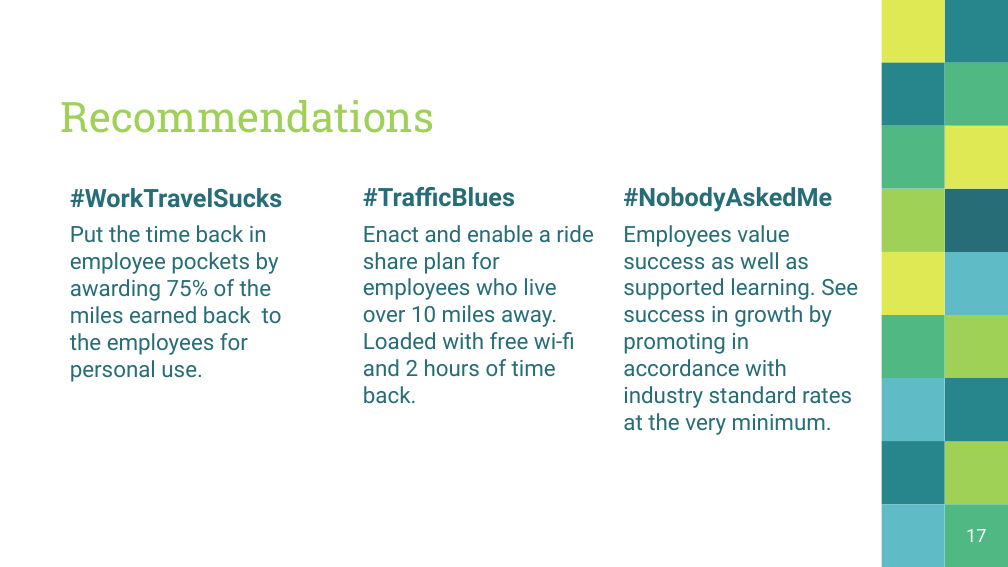
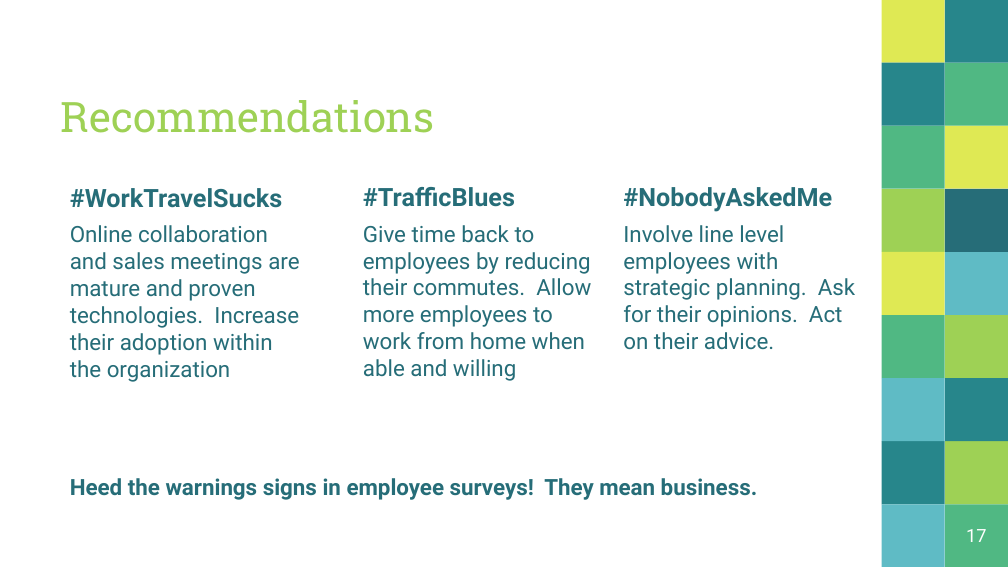
Before and after one commit to hebernielsen/DDS-CaseStudy-2, a slide deck: slide 17 of Carter_Edit_Case Study 2 Presentation.pptx. Drawn at 1008x567 pixels with LibreOffice and Linux fonts; fonts in the diff are those of the drawing. Boxes give left, top, right and bottom in pixels: in the first picture for what was removed or moved away, otherwise in the second. Text is boxed around its words. In the diff, an @@ line names an element or a change of style, - is before the commit and + after.

```diff
--- a/Carter_Edit_Case Study 2 Presentation.pptx
+++ b/Carter_Edit_Case Study 2 Presentation.pptx
@@ text at (x1=70, y1=225, x2=299, y2=382): text changed @@
-Put the time back in employee pockets by awarding 75% of the miles earned back to the employees for personal use.
+Online collaboration and sales meetings are mature and proven technologies. Increase their adoption within the organization
@@ text at (x1=363, y1=225, x2=591, y2=381): text changed @@
-Enact and enable a ride share plan for employees who live over 10 miles away. Loaded with free wi-fi and 2 hours of time back.
+Give time back to employees by reducing their commutes. Allow more employees to work from home when able and willing
@@ text at (x1=623, y1=225, x2=855, y2=350): text changed @@
-Employees value success as well as supported learning. See success in growth by promoting in accordance with industry standard rates at the very minimum.
+Involve line level employees with strategic planning. Ask for their opinions. Act on their advice.
@@ text added at (x1=70, y1=478, x2=758, y2=500), 16 pt, text #266D78, bold @@
+Heed the warnings signs in employee surveys! They mean business.
```
Also in this commit, not shown: 3 other slides changed.
